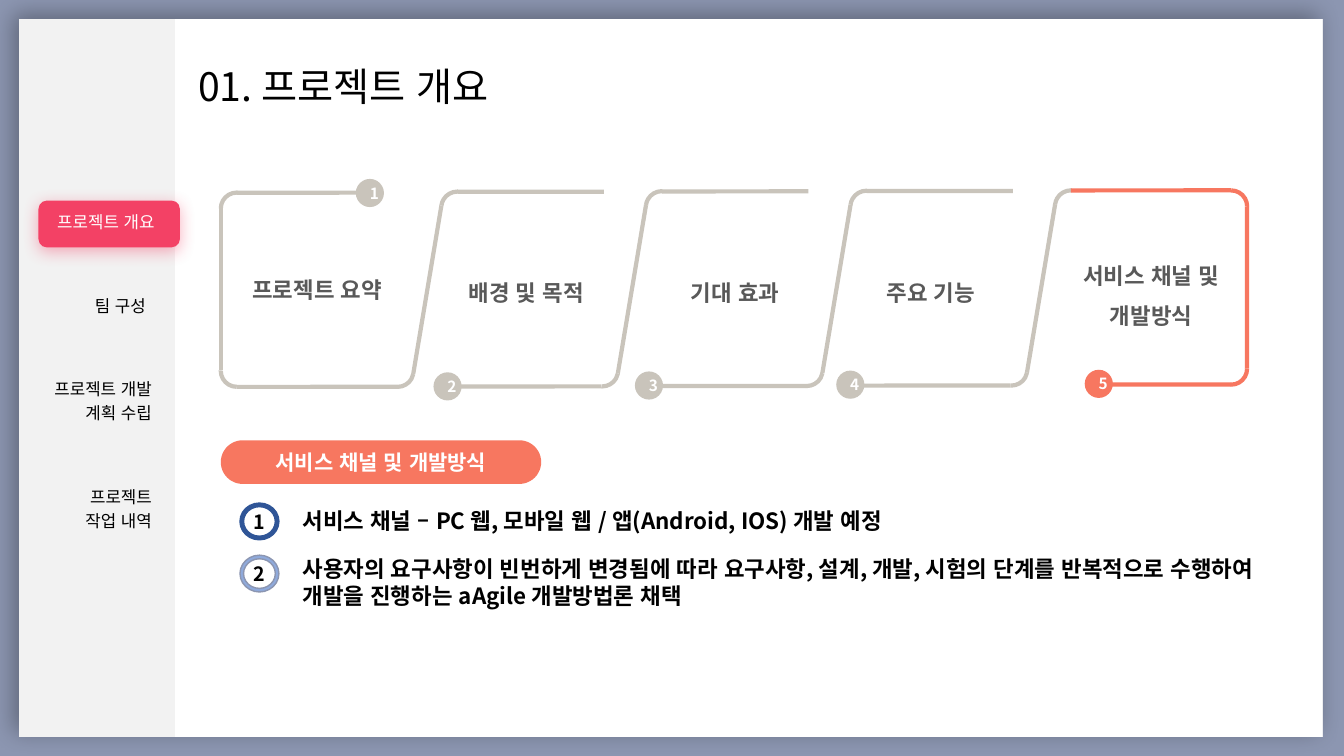
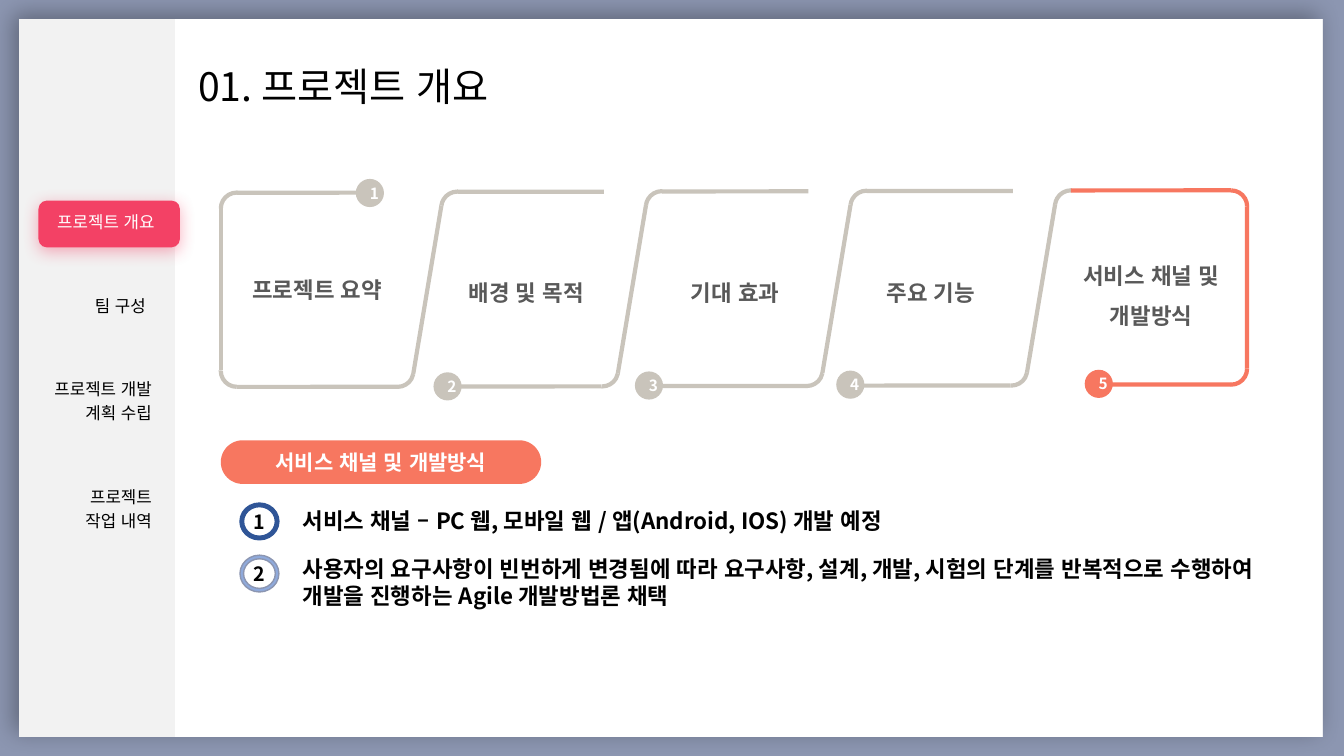
Before and after one commit to khm9990503/Kmarket1, a slide deck: slide 7 of 2팀_프로젝트_발표용ppt._v1.0.pptx. Drawn at 1344x756 pixels with LibreOffice and Linux fonts; fonts in the diff are those of the drawing. Boxes give left, top, right and bottom in pixels: in the first picture for what was removed or moved away, otherwise in the second. Text is boxed around its words. In the diff, an @@ line names an element or a change of style, - is before the commit and + after.

Commit message:
2022/12/30

```diff
--- a/2팀_프로젝트_발표용ppt._v1.0.pptx
+++ b/2팀_프로젝트_발표용ppt._v1.0.pptx
@@ text at [303, 558, 1253, 609]: text changed @@
-사용자의 요구사항이 빈번하게 변경됨에 따라 요구사항, 설계, 개발, 시험의 단계를 반복적으로 수행하여 개발을 진행하는 aAgile 개발방법론 채택
+사용자의 요구사항이 빈번하게 변경됨에 따라 요구사항, 설계, 개발, 시험의 단계를 반복적으로 수행하여 개발을 진행하는 Agile 개발방법론 채택
```
Also in this commit, not shown: 10 other slides changed.
